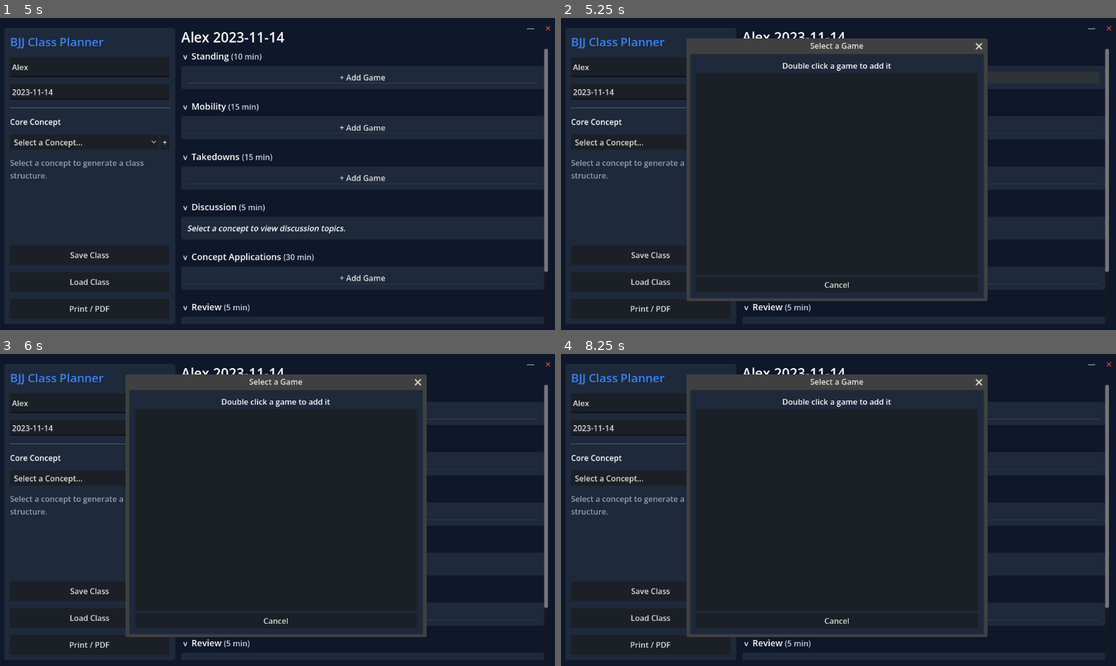
Above: before the commit, frames 1-4 (two rows, left to right).
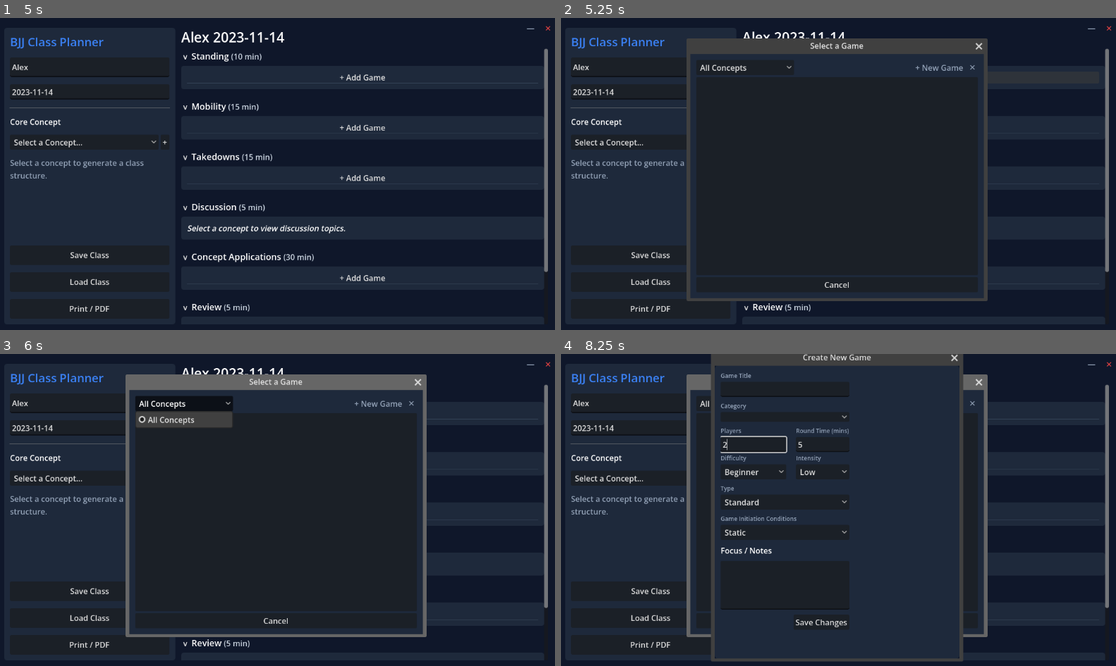
Above: after the commit, the same moments.

Repository: StevePeters-US/Eco-BJJ
Game: Godot game, scene res://scenes/Main.tscn
Two runs of this game, one before a commit and one after it. Both use one fixed random seed, a clock stepped at 60 frames per second and the inputs below.
Inputs (mouse positions are in pixels of both pictures, inside the frame that each line leads up to):
- Up to frame 1 (5 s): click (88, 67) at 0.52 s; type "Alex" at 0.6 s; click "Select a Concept..." at 1.25 s; click "+" at 2 s; click "OK" at 2.75 s; click "Print / PDF" at 3.5 s; click "v" at 4.25 s
- Up to frame 2 (5.25 s): click "+ Add Game" at 5 s
- Up to frame 3 (6 s): click (183, 403) at 5.75 s, where only the run after the commit has a clickable "All Concepts"
- Up to frame 4 (8.25 s): click (938, 403) at 6.5 s, where only the run after the commit has a clickable "+ New Game"; click (938, 403) at 7.25 s, where only the run after the commit has a clickable "+ New Game"; click "v" at 8 s

Frame 1 is identical in both runs. In frame 2, 0.4% of the frame differs, in the area x 25-75%, y 14-18%; in frame 3, 5.9%; in frame 4, 9.0%, in the area x 22-77%, y 0-99%.

Commit message:
save games working

Diff:
--- a/bjj-class-planner/scripts/DataManager.gd
+++ b/bjj-class-planner/scripts/DataManager.gd
@@ -238,3 +238,48 @@
 		DirAccess.remove_absolute(path)
 		return true
 	return false
+
+func save_game(game_data):
+	var title = game_data.get("title", "Untitled")
+	var category = game_data.get("category", "Uncategorized")
+
+	# Sanitization
+	var safe_title = title.strip_edges().replace(" ", "-").replace("/", "")
+	var safe_cat = category.strip_edges()
+
+	var concepts_dir = PROJECT_ROOT.path_join("Concepts")
+	var cat_dir = concepts_dir.path_join(safe_cat)
+	var games_dir = cat_dir.path_join("Games")
+
+	if not DirAccess.dir_exists_absolute(games_dir):
+		var err = DirAccess.make_dir_recursive_absolute(games_dir)
+		if err != OK:
+			print("Error creating directory: ", games_dir)
+			return false
+
+	var filename = safe_title + ".md"
+	var path = games_dir.path_join(filename)
+
+	var file = FileAccess.open(path, FileAccess.WRITE)
+	if file:
+		# Write Frontmatter
+		file.store_string("---\n")
+		file.store_string("title: %s\n" % title)
+		file.store_string("category: %s\n" % category)
+		if game_data.has("duration"): file.store_string("duration: %s\n" % str(game_data.duration))
+		if game_data.has("players"): file.store_string("players: %s\n" % str(game_data.players))
+		if game_data.has("type"): file.store_string("type: %s\n" % game_data.type)
+		if game_data.has("intensity"): file.store_string("intensity: %s\n" % game_data.intensity)
+		if game_data.has("difficulty"): file.store_string("difficulty: %s\n" % game_data.difficulty)
+		if game_data.has("initiation"): file.store_string("initiation: %s\n" % game_data.initiation)
+		if game_data.has("focus"): file.store_string("focus: %s\n" % game_data.focus)
+		file.store_string("---\n\n")
+
+		# Write Description
+		file.store_string(game_data.get("description", ""))
+		file.close()
+		print("Saved game to: ", path)
+		return true
+
+	print("Failed to write to: ", path)
+	return false
--- a/bjj-class-planner/scripts/Main.gd
+++ b/bjj-class-planner/scripts/Main.gd
@@ -16,6 +16,8 @@
 var input_field: LineEdit
 var input_confirm_callback: Callable
 var picker_target_section = ""
+var picker_filter_select: OptionButton # New Filter
+
 
 # Load Modal
 var load_modal: Window
@@ -236,12 +238,35 @@
 	var vbox = VBoxContainer.new()
 	panel.add_child(vbox)
 
-	var label = Label.new()
-	label.text = "Double click a game to add it"
-	label.horizontal_alignment = HORIZONTAL_ALIGNMENT_CENTER
-	vbox.add_child(label)
+	# Header Row: Filter | New Game
+	var header_row = HBoxContainer.new()
+	vbox.add_child(header_row)
+
+	picker_filter_select = OptionButton.new()
+	picker_filter_select.custom_minimum_size.x = 200
+	picker_filter_select.item_selected.connect(func(idx): _populate_picker_tree())
+	header_row.add_child(picker_filter_select)
+
+	var spacer = Control.new()
+	spacer.size_flags_horizontal = Control.SIZE_EXPAND_FILL
+	header_row.add_child(spacer)
+
+	var new_game_btn = Button.new()
+	new_game_btn.text = "+ New Game"
+	new_game_btn.flat = true
+	new_game_btn.add_theme_color_override("font_color", Color("#94a3b8"))
+	new_game_btn.pressed.connect(_on_new_game_pressed)
+	header_row.add_child(new_game_btn)
+
+	var close_btn = Button.new()
+	close_btn.text = "✕"
+	close_btn.flat = true
+	close_btn.add_theme_color_override("font_color", Color("#94a3b8"))
+	close_btn.pressed.connect(func(): game_picker_modal.hide())
+	header_row.add_child(close_btn)
 
 	game_picker_tree = Tree.new()
+
 	game_picker_tree.size_flags_vertical = Control.SIZE_EXPAND_FILL
 	game_picker_tree.hide_root = true
 	game_picker_tree.item_activated.connect(_on_picker_item_activated)
@@ -414,15 +439,37 @@
 		concept_select.add_item(c.title, i)
 
 func _populate_picker_tree():
+	# 1. Populate Filter if empty
+	if picker_filter_select.item_count == 0:
+		picker_filter_select.add_item("All Concepts")
+		picker_filter_select.set_item_metadata(0, "All")
+		for c in DataManager.concepts:
+			picker_filter_select.add_item(c.title)
+			picker_filter_select.set_item_metadata(picker_filter_select.item_count - 1, c.title)
+
+	# 2. Determine Filter
+	var filter_txt = "All"
+	if picker_filter_select.selected >= 0:
+		filter_txt = picker_filter_select.get_item_metadata(picker_filter_select.selected)
+
 	game_picker_tree.clear()
 	var root = game_picker_tree.create_item()
 	var cats = DataManager.categories
+
 	for cat_id in cats:
 		var cat_data = cats[cat_id]
+		# Filter check: Check if category title matches concept title
+		if filter_txt != "All" and cat_data.title != filter_txt:
+			continue
+
 		var cat_item = game_picker_tree.create_item(root)
 		cat_item.set_text(0, cat_data.title)
 		cat_item.set_selectable(0, false)
 		cat_item.set_custom_color(0, Color("#94a3b8"))
+
+		# Sort games alphabetically?
+		# Currently array order from scan.
+
 		for game_id in cat_data.games:
 			var game = _find_game_by_id(game_id)
 			if game:
@@ -677,6 +724,59 @@
 	current_class_data[sec_id].remove_at(idx)
 	_refresh_timeline()
 
+func _on_new_game_pressed():
+	# Clear/Default fields
+	edit_fields["title"].text = ""
+	edit_fields["players"].text = "2"
+	edit_fields["duration"].text = "5"
+	edit_fields["focus"].text = ""
+
+	# Determine default category from filter if possible
+	var filter_txt = "All"
+	if picker_filter_select.selected >= 0:
+		filter_txt = picker_filter_select.get_item_metadata(picker_filter_select.selected)
+
+	# Update Category list in Edit Modal (it might be stale or empty if we built it once)
+	# We should refresh the options.
+	var cat_opt = edit_fields["category"]
+	cat_opt.clear()
+	# We want to match existing concepts for categories.
+	for c in DataManager.concepts:
+		cat_opt.add_item(c.title)
+
+	if filter_txt != "All":
+		_select_option(cat_opt, filter_txt)
+
+	edit_modal.title = "Create New Game"
+
+	edit_callback = func():
+		var new_game = {
+			"title": edit_fields["title"].text,
+			"category": _get_selected_text(edit_fields["category"]),
+			"difficulty": _get_selected_text(edit_fields["difficulty"]),
+			"intensity": _get_selected_text(edit_fields["intensity"]),
+			"type": _get_selected_text(edit_fields["type"]),
+			"initiation": _get_selected_text(edit_fields["initiation"]),
+			"players": edit_fields["players"].text,
+			"duration": edit_fields["duration"].text,
+			"focus": edit_fields["focus"].text
+		}
+
+		# Validate
+		if new_game.title == "":
+			print("Title required")
+			return
+
+		if DataManager.save_game(new_game):
+			DataManager.scan_all()
+			# Re-populate picker (will happen via signal? No, we called scan_all which emits data_loaded)
+			# But we want to ensure we see the new game.
+			edit_modal.hide()
+			# picker is still open, it should update automatically if we connected data_loaded properly?
+			# Yes: DataManager.data_loaded.connect(_on_data_loaded) -> _populate_picker_tree
+
+	edit_modal.popup_centered()
+
 func _open_game_picker(sec_id):
 	picker_target_section = sec_id
 	game_picker_modal.popup_centered()
@@ -740,6 +840,12 @@
 		load_modal.hide()
 
 func _on_edit_game_pressed(game, sec_id, idx):
+	# Refresh categories to match current concepts
+	var cat_opt = edit_fields["category"]
+	cat_opt.clear()
+	for c in DataManager.concepts:
+		cat_opt.add_item(c.title)
+
 	# Populate edit modal
 	edit_fields["title"].text = game.title
 
Not shown, added: Concepts/Grips/Games/Standing-vs-seated.md
Not shown, changed: Web App/index.html
